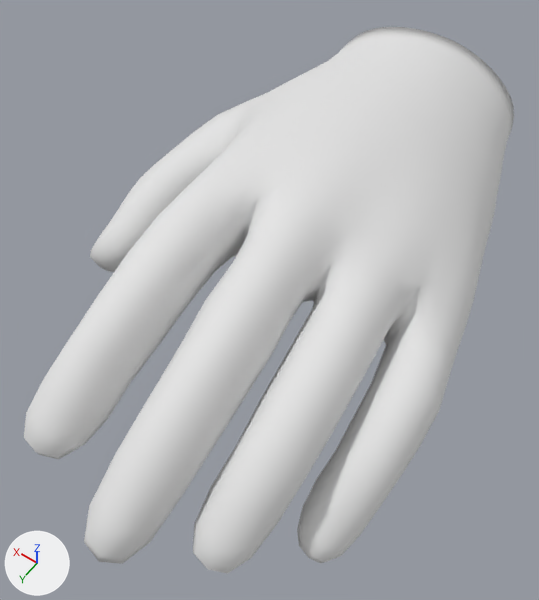
Renders of the glTF model public/models/left.glb from each side of a commit.
Before and after are seen from a 50 mm camera at (-0.079, 0.14, 0.188) aimed at (0.011, 0.014, -0.009). Lighting does not change. The marker at lower left points along +X, +Y and +Z. Vertices at the same position are counted once.

Names of what the first picture shows: 'handL2320'.
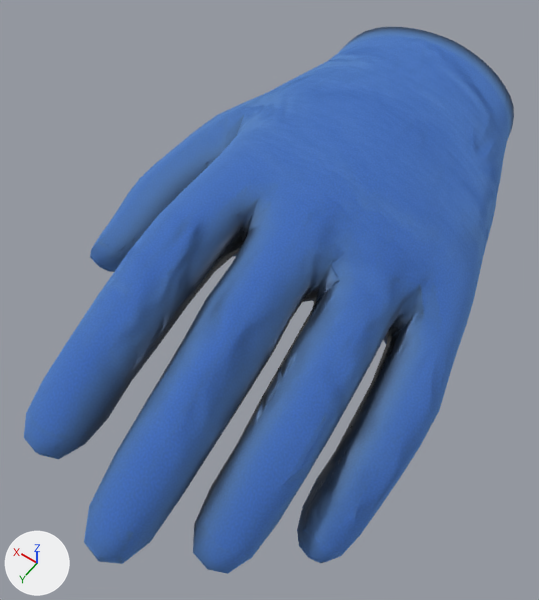
Where the change shows, as pixel boxes (x1, y1, x2, y2) in the pictures (539 x 600 px):
```json
{"object": "handL2320", "change": "surface changed", "before": [24, 27, 514, 574], "after": [24, 27, 514, 574], "on screen": "white to blue"}
```

The change, as JSON lines over the scene's bpy script:
```json
{"op": "add", "block": "img_material_002", "code": ["img_material_002 = load_image('Material.002', '_unpacked/Material.002', 1024, 1024, 'Non-Color')"]}
{"op": "add", "block": "img_material_003", "code": ["img_material_003 = load_image('Material.003', '_unpacked/Material.003', 1024, 1024, 'Non-Color')"]}
{"op": "add", "block": "img_material_001", "code": ["img_material_001 = load_image('Material.001', '_unpacked/Material.001', 1024, 1024, 'sRGB')"]}
{"op": "add", "block": "img_material", "code": ["img_material = load_image('Material', '_unpacked/Material', 1024, 1024, 'sRGB')"]}
{"block": "mat_material_001", "change": "nodes: BsdfPrincipled, OutputMaterial"}
{"block": "mat_material_001", "change": "nodes: BsdfPrincipled, NormalMap, OutputMaterial, SeparateColor, TexImage x4"}
{"block": "mat_material_001", "change": "uses the picture img_material"}
{"block": "mat_material_001", "change": "uses the picture img_material_001"}
{"block": "mat_material_001", "change": "uses the picture img_material_002"}
{"block": "mat_material_001", "change": "uses the picture img_material_003"}
{"block": "me_handr2320", "where": "me_handr2320.from_pydata(...)  # 1162 vertices, 2320 faces; spans x -0.088..0.057, y -0.111..0.111, z -0.034..0.038"}
{"block": "me_handr2320", "where": "# used by ob_handl2320; location = (0.0, 0.0, 0.0); rotation_euler = (3.142, 0.0, 0.0), in degrees (180, 0, 0); scale = (-1.0, -1.0, -1.0)"}
{"block": "me_handr2320", "change": "me_handr2320 part 1: texture (UV) coordinates changed"}
```
